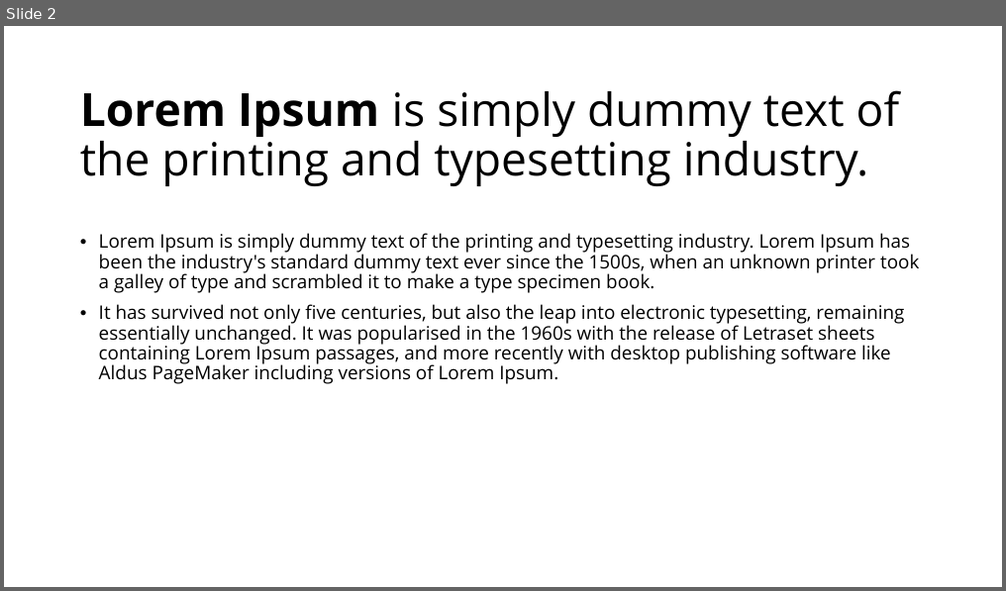
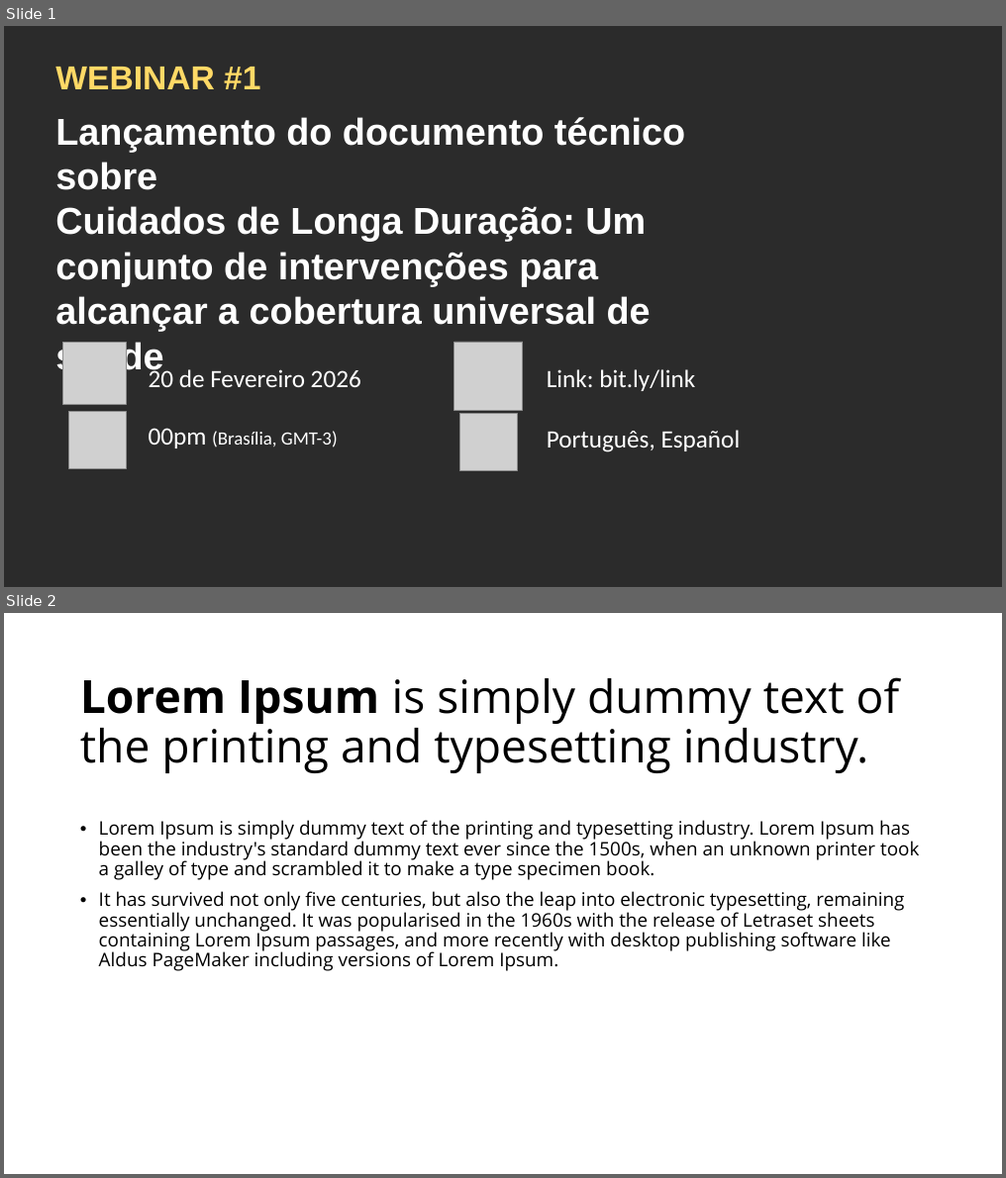
Before and after one commit to bireme/artes-graficas, a slide deck: slides/Capacitação 2026/slides/slide-en.pptx. Shown one above the other, each under a label of ours: slide 2 before the commit, slides 1 and 2 after it. The pictures are 1006x591 and 1006x1178 pixels, drawn with LibreOffice and Linux fonts; fonts in the diff are those of the drawing; grey boxes stand for pictures; background and template pictures are left out; a plain dark background stands for a picture behind light text. Boxes give left, top, right and bottom in pixels: in the first picture for what was removed or moved away, otherwise in the second. Text is boxed around its words. In the diff, an @@ line names an element or a change of style, - is before the commit and + after.

```diff
--- a/slides/Capacitação 2026/slides/slide-en.pptx
+++ b/slides/Capacitação 2026/slides/slide-en.pptx
@@ slide 1 added at bbox=[4, 26, 1002, 587], background picture (left out) @@
@@ text added at bbox=[55, 67, 260, 89], 32 pt, text #FFD966, bold @@
+WEBINAR #1
@@ text added at bbox=[55, 117, 685, 376], 36 pt, text #FFFFFF, bold @@
+Lançamento do documento técnico sobre
+Cuidados de Longa Duração: Um conjunto de intervenções para alcançar a cobertura universal de saúde
@@ picture added at bbox=[63, 342, 126, 405] @@
@@ picture added at bbox=[453, 342, 523, 411] @@
@@ text added at bbox=[149, 367, 361, 387], 24 pt, text #FFFFFF @@
+20 de Fevereiro 2026
@@ text added at bbox=[547, 370, 695, 391], 24 pt, text #FFFFFF @@
+Link: bit.ly/link
@@ picture added at bbox=[68, 411, 126, 469] @@
@@ text added at bbox=[149, 428, 338, 449], 18 pt, text #FFFFFF @@
+00pm (Brasília, GMT-3)
@@ picture added at bbox=[460, 414, 517, 471] @@
@@ text added at bbox=[547, 430, 741, 453], 24 pt, text #FFFFFF @@
+Português, Español
```
Also in this commit, not shown: 3 slides removed, 19 other files.
